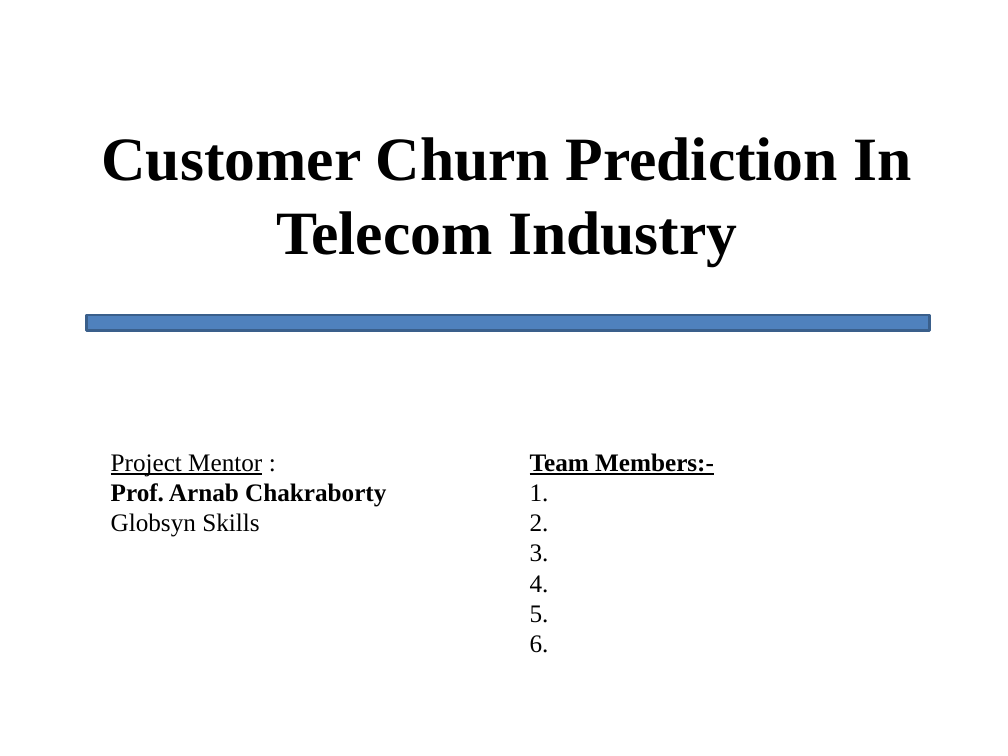
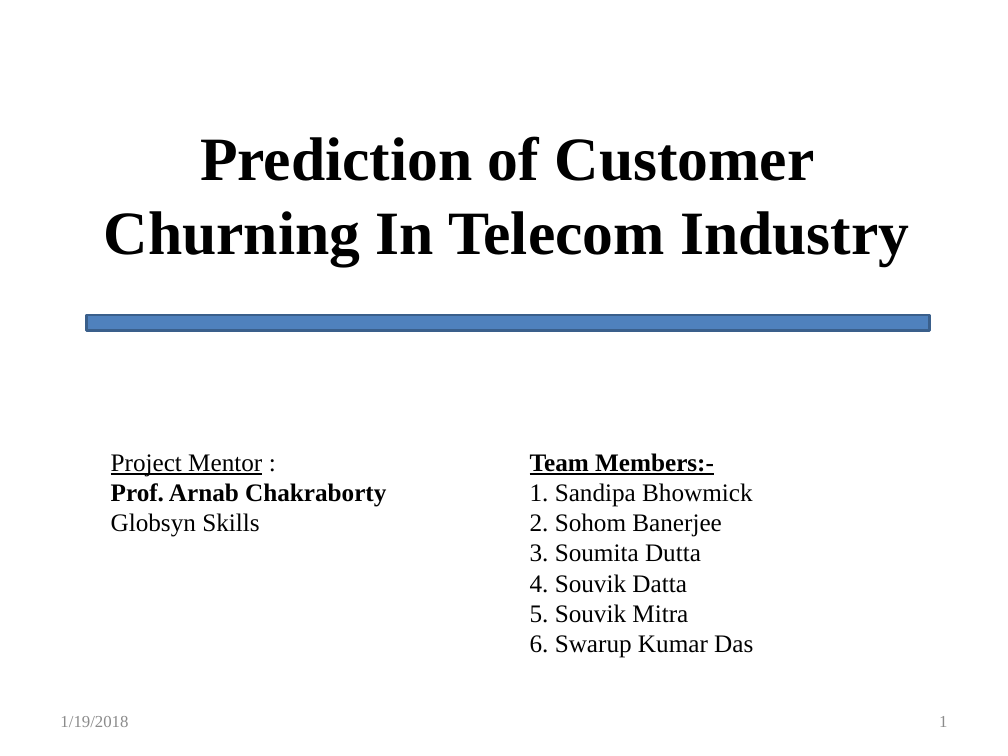
Before and after one commit to Customer-Churn-Prediction/Project-Machine-Learning, a slide deck: slide 1 of Customer Churn Prediction In Telecom Industry.pptx. Drawn at 1008x756 pixels with LibreOffice and Linux fonts; fonts in the diff are those of the drawing. Boxes give left, top, right and bottom in pixels: in the first picture for what was removed or moved away, otherwise in the second. Text is boxed around its words. In the diff, an @@ line names an element or a change of style, - is before the commit and + after.

```diff
--- a/Customer Churn Prediction In Telecom Industry.pptx
+++ b/Customer Churn Prediction In Telecom Industry.pptx
@@ title at box(104, 136, 909, 266): text changed @@
-Customer Churn Prediction In Telecom Industry
+Prediction of Customer Churning In Telecom Industry
@@ text at box(530, 483, 753, 658): text changed @@
-1.
-2.
-3.
-4.
-5.
-6.
+1. Sandipa Bhowmick
+2. Sohom Banerjee
+3. Soumita Dutta
+4. Souvik Datta
+5. Souvik Mitra
+6. Swarup Kumar Das
@@ text added at box(60, 716, 128, 727), 12 pt, text #8C8C8C @@
+1/19/2018
@@ page number added at box(939, 716, 947, 727), 12 pt, text #8C8C8C @@
+1
```
Also in this commit, not shown: 15 other slides changed, 1 slide added, 1 slide removed.
